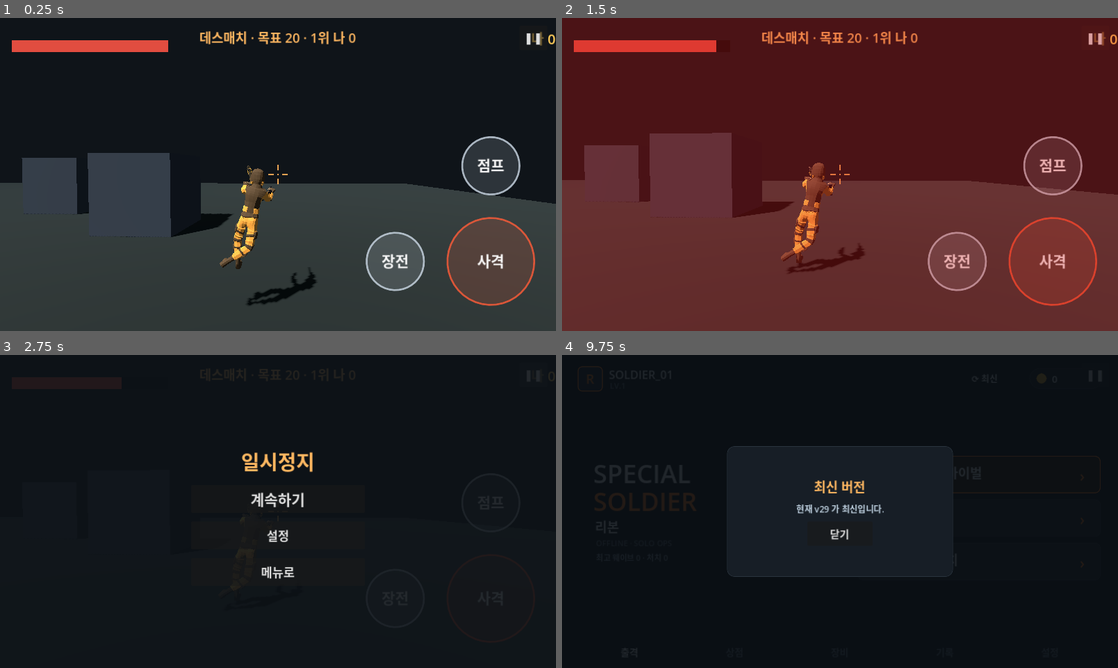
Above: before the commit, frames 1-4 (two rows, left to right).
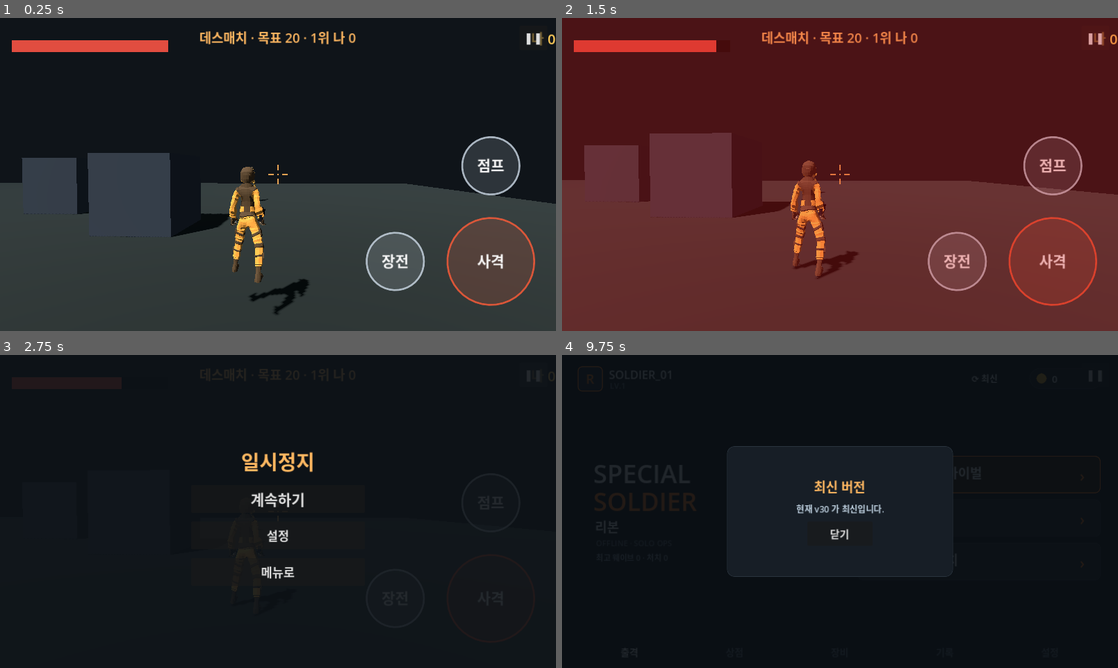
Above: after the commit, the same moments.

Repository: jjongjjongs/Reborn
Game: Godot game, scene res://Deathmatch.tscn
The game is run twice, just before and just after one commit, with the same random seed, the same clock (stepped at 60 frames per second) and the same inputs. This scene is started directly instead of the project's main scene.
Inputs:
- Up to frame 1 (0.25 s): no input
- Up to frame 2 (1.5 s): click "❚❚" at 0.5 s; click "계속하기" at 1.25 s
- Up to frame 3 (2.75 s): click "❚❚" at 2 s
- Up to frame 4 (9.75 s): click "설정" at 2.75 s; click "메뉴로" at 3.5 s; click "❚❚" at 4.25 s; click "계속하기" at 5 s; click "격자" at 5.75 s; click "리셋" at 6.5 s; click "완료" at 7.25 s; click "❚❚" at 8 s; click "계속하기" at 8.75 s; click "⟳ 최신" at 9.5 s

The runs differ from the first frame. In frame 1, 1.7% of the frame differs, in the area x 39-57%, y 47-95%; in frame 2, 1.4%; in frame 3, less than 0.1%; in frame 4, less than 0.1%.

Commit message:
fix: SWAT 리타게팅 정상화 + gradle 템플릿 버전 파일 (v30)
- soldier.gd: 로컬 렌더(Xvfb)로 원본 마네킹과 나란히 비교하며 교정.
  - 두 스켈레톤을 Soldier 공간으로 통일(임포트 회전·100배 스케일 흡수).
  - 기준 포즈를 원본의 bind rest 대신 Idle 첫 프레임으로 → 90° 돌아가던 방향 해결.
  - 팔·다리·손·손가락은 관절→자식 방향으로 rest 정렬(A포즈 vs T포즈 차이 보정).
  - 서기/걷기/조깅/전력질주/조준/사격/사망 모두 원본과 일치 확인.
- CI: 수동 설치한 안드로이드 빌드 템플릿에 android/.build_version("4.3.stable")
  기록 → "no version info" 로 gradle 빌드가 거부되던 문제 수정.
- _dev/(로컬 시각 검증 하니스)는 gitignore.
- 버전 29→30 (2.8→2.9)

Co-Authored-By: Claude Opus 5.5 <noreply@anthropic.com>
Claude-Session: https://claude.ai/code/session_017gCHGQkLFHx2VS6S1QuV14

Diff:
--- a/game/project.godot
+++ b/game/project.godot
@@ -4,8 +4,8 @@
 [application]
 
 config/name="스페셜솔져 리본"
-config/version="2.8"
-config/build_code=29
+config/version="2.9"
+config/build_code=30
 run/main_scene="res://Menu.tscn"
 config/icon="res://icon.svg"
 config/features=PackedStringArray("4.3", "GL Compatibility")
--- a/game/soldier.gd
+++ b/game/soldier.gd
@@ -29,6 +29,20 @@
 	"Thumb2.R": "DEF-thumb.01.R", "Thumb3.R": "DEF-thumb.02.R",
 }
 const GEAR_GREY := Color(0.3098, 0.3255, 0.3529)
+# limbs whose rest pose differs (A-pose vs T-pose): align by joint->child direction
+const LIMB_CHILD := {
+	"Shoulder.L": "UpperArm.L", "UpperArm.L": "LowerArm.L", "LowerArm.L": "Hand.L",
+	"Shoulder.R": "UpperArm.R", "UpperArm.R": "LowerArm.R", "LowerArm.R": "Hand.R",
+	"UpperLeg.L": "LowerLeg.L", "LowerLeg.L": "Foot.L",
+	"UpperLeg.R": "LowerLeg.R", "LowerLeg.R": "Foot.R",
+	"Hand.L": "Middle2.L", "Hand.R": "Middle2.R",
+	"Index2.L": "Index3.L", "Index3.L": "Index4.L", "Middle2.L": "Middle3.L", "Middle3.L": "Middle4.L",
+	"Ring2.L": "Ring3.L", "Ring3.L": "Ring4.L", "Pinky2.L": "Pinky3.L", "Pinky3.L": "Pinky4.L",
+	"Thumb2.L": "Thumb3.L",
+	"Index2.R": "Index3.R", "Index3.R": "Index4.R", "Middle2.R": "Middle3.R", "Middle3.R": "Middle4.R",
+	"Ring2.R": "Ring3.R", "Ring3.R": "Ring4.R", "Pinky2.R": "Pinky3.R", "Pinky3.R": "Pinky4.R",
+	"Thumb2.R": "Thumb3.R",
+}
 
 @export var yaw_offset := PI
 
@@ -40,8 +54,11 @@
 var _tgt_idx := PackedInt32Array()
 var _src_idx := PackedInt32Array()
 var _tgt_par := PackedInt32Array()                 # target bone's parent index
-var _tgt_grest: Array[Quaternion] = []             # target bone global rest rotation
-var _src_grest_inv: Array[Quaternion] = []         # source bone global rest rotation, inverted
+var _tgt_grest: Array[Quaternion] = []             # target bone global rest rotation (soldier space)
+var _src_grest_inv: Array[Quaternion] = []         # source bone global rest rotation (soldier space), inverted
+var _align: Array[Quaternion] = []                 # rotates target rest bone dir onto source rest bone dir
+var _ks := Quaternion.IDENTITY                     # source skeleton rotation in soldier space
+var _kt := Quaternion.IDENTITY                     # target skeleton rotation in soldier space
 var _loco := 0.0
 var _aiming := false
 var _dead := false
@@ -68,6 +85,10 @@
 		if n is AnimationPlayer: _ap = n
 		elif n is Skeleton3D: _src = n
 		elif n is MeshInstance3D: (n as MeshInstance3D).visible = false
+	# reference pose = source standing Idle (not its bind rest, whose orientation
+	# differs from the animated clips); SWAT's own rest is also a standing pose
+	if _ap:
+		_ap.play("Idle"); _ap.seek(0.0, true)
 	_build_map()
 	_build_gun()
 	if _tgt: _hand_idx = _tgt.find_bone("Hand.R")
@@ -80,13 +101,53 @@
 		var ti := _tgt.find_bone(swat_bone)
 		var si := _src.find_bone(MAP[swat_bone])
 		if ti < 0 or si < 0: continue
-		entries.append({"ti": ti, "si": si, "depth": _depth(ti)})
+		entries.append({"ti": ti, "si": si, "depth": _depth(ti), "name": swat_bone})
 	entries.sort_custom(func(a, b): return a["depth"] < b["depth"])   # parents before children
+	# both skeletons expressed in this node's space (they may carry different
+	# import rotations, e.g. Blender's Z-up fix, and a 100x scale)
+	var rs := _rel(_src)
+	var rt := _rel(_tgt)
+	_ks = rs.basis.get_rotation_quaternion()
+	_kt = rt.basis.get_rotation_quaternion()
 	for e in entries:
-		_tgt_idx.append(e["ti"]); _src_idx.append(e["si"])
-		_tgt_par.append(_tgt.get_bone_parent(e["ti"]))
-		_tgt_grest.append(_tgt.get_bone_global_rest(e["ti"]).basis.get_rotation_quaternion())
-		_src_grest_inv.append(_src.get_bone_global_rest(e["si"]).basis.get_rotation_quaternion().inverse())
+		var ti: int = e["ti"]
+		var si: int = e["si"]
+		_tgt_idx.append(ti); _src_idx.append(si)
+		_tgt_par.append(_tgt.get_bone_parent(ti))
+		var tr: Quaternion = _kt * _tgt.get_bone_global_rest(ti).basis.get_rotation_quaternion()
+		var sr: Quaternion = _ks * _src.get_bone_global_pose(si).basis.get_rotation_quaternion()
+		_tgt_grest.append(tr)
+		_src_grest_inv.append(sr.inverse())
+		# limbs: re-aim the target's rest limb along the source's rest limb (A vs T pose)
+		var al := Quaternion.IDENTITY
+		var nm: String = e["name"]
+		if LIMB_CHILD.has(nm):
+			var tc := _tgt.find_bone(LIMB_CHILD[nm])
+			var sc := _src.find_bone(MAP[LIMB_CHILD[nm]])
+			if tc >= 0 and sc >= 0:
+				var dt := (rt * _tgt.get_bone_global_rest(tc).origin) - (rt * _tgt.get_bone_global_rest(ti).origin)
+				var ds := (rs * _src.get_bone_global_pose(sc).origin) - (rs * _src.get_bone_global_pose(si).origin)
+				if dt.length() > 0.0001 and ds.length() > 0.0001:
+					al = _arc(dt.normalized(), ds.normalized())
+		_align.append(al)
+
+func _arc(a: Vector3, b: Vector3) -> Quaternion:
+	var c := a.cross(b)
+	var d := a.dot(b)
+	if d < -0.9999:
+		var axis := a.cross(Vector3.RIGHT)
+		if axis.length() < 0.01: axis = a.cross(Vector3.FORWARD)
+		return Quaternion(axis.normalized(), PI)
+	return Quaternion(c.x, c.y, c.z, 1.0 + d).normalized()
+
+func _rel(n: Node3D) -> Transform3D:
+	# transform of n relative to this Soldier (works before entering the tree)
+	var t := Transform3D.IDENTITY
+	var cur: Node = n
+	while cur != null and cur != self:
+		if cur is Node3D: t = (cur as Node3D).transform * t
+		cur = cur.get_parent()
+	return t
 
 func _depth(idx: int) -> int:
 	var d := 0
@@ -130,14 +191,18 @@
 	# model-space (global) retarget: take the source bone's rotation relative to its
 	# own global rest, apply it onto the target's global rest, then convert back to a
 	# local pose using the (already-updated) parent. Handles A-pose vs T-pose rigs.
+	var kt_inv := _kt.inverse()
 	for i in _tgt_idx.size():
-		var srg := _src.get_bone_global_pose(_src_idx[i]).basis.get_rotation_quaternion()
-		var desired := (srg * _src_grest_inv[i]) * _tgt_grest[i]
+		var sc: Quaternion = _ks * _src.get_bone_global_pose(_src_idx[i]).basis.get_rotation_quaternion()
+		# source motion from its rest, applied to the target rest re-aimed along the
+		# source's rest bone direction -> target limb points where the source limb points
+		var desired: Quaternion = sc * _src_grest_inv[i] * _align[i] * _tgt_grest[i]
+		var d_skel: Quaternion = kt_inv * desired
 		var par := _tgt_par[i]
 		var pg := Quaternion.IDENTITY
 		if par >= 0:
 			pg = _tgt.get_bone_global_pose(par).basis.get_rotation_quaternion()
-		_tgt.set_bone_pose_rotation(_tgt_idx[i], pg.inverse() * desired)
+		_tgt.set_bone_pose_rotation(_tgt_idx[i], pg.inverse() * d_skel)
 
 func _team_tint(mi: MeshInstance3D) -> void:
 	if mi.mesh == null: return
Not shown, changed: game/export_presets.cfg
